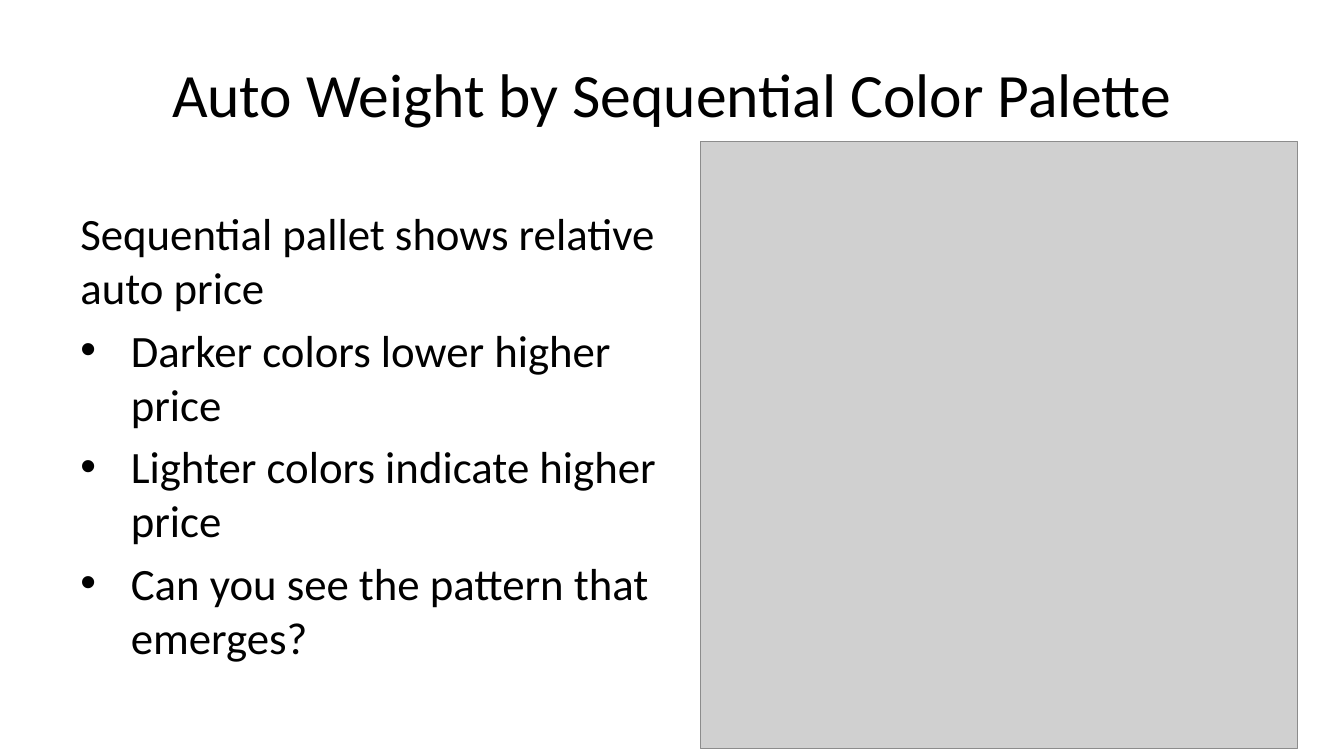
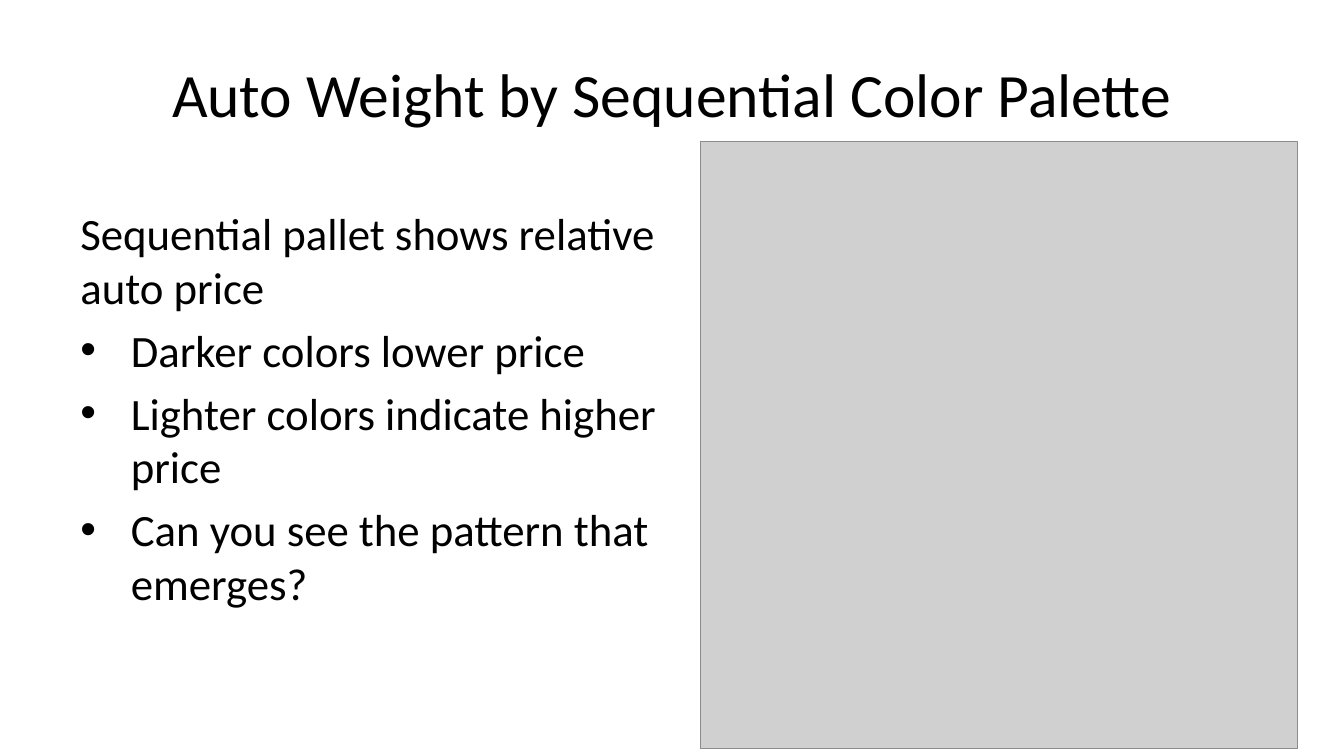
Before and after one commit to StephenElston/CSCI-E-83, a slide deck: slide 52 of LectureSlides/01_PreceptionForScientificVisualization.pptx. Drawn at 1344x756 pixels with LibreOffice and Linux fonts; fonts in the diff are those of the drawing; grey boxes stand for pictures. Boxes give left, top, right and bottom in pixels: in the first picture for what was removed or moved away, otherwise in the second. Text is boxed around its words. In the diff, an @@ line names an element or a change of style, - is before the commit and + after.

```diff
--- a/LectureSlides/01_PreceptionForScientificVisualization.pptx
+++ b/LectureSlides/01_PreceptionForScientificVisualization.pptx
@@ text at (131,336,585,375): text changed @@
-• Darker colors lower higher price
+• Darker colors lower price
```
Also in this commit, not shown: 14 other slides changed, 1 slide added, 1 slide removed.
